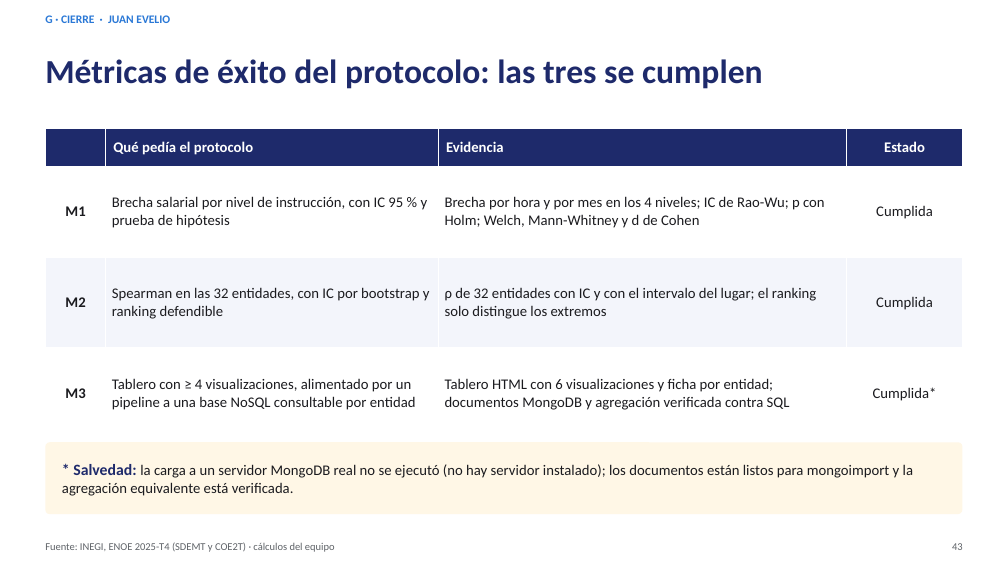
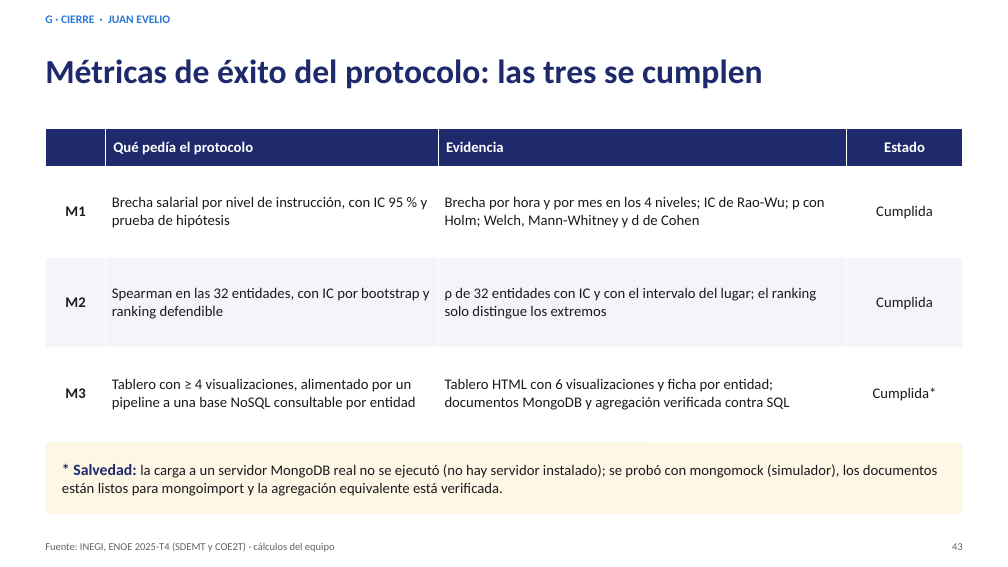
Before and after one commit to charginchif/proyecto-integrador-enoe, a slide deck: slide 43 of presentacion/Presentacion_Completa_Proyecto_ENOE.pptx. Drawn at 1008x567 pixels with LibreOffice and Linux fonts; fonts in the diff are those of the drawing. Boxes give left, top, right and bottom in pixels: in the first picture for what was removed or moved away, otherwise in the second. Text is boxed around its words. In the diff, an @@ line names an element or a change of style, - is before the commit and + after.

Commit message:
Tesina web: el informe completo como documento académico (sitio/index.html)
- Nueva página principal sitio/index.html: portada, resumen en español e inglés, hallazgos clave, ficha técnica, rutas de lectura, índice con figuras y tablas,
  9 capítulos, bibliografía enlazada y 4 anexos. 14 figuras interactivas (con su imagen y su tabla), tablas ordenables y con filtro, búsqueda, índice lateral con
  la sección actual, definiciones del glosario al pasar el cursor, ficha de la entidad elegida, tema claro y oscuro, calculadora del rendimiento de estudiar y
  la misma consulta en SQL y en MongoDB.
- scripts/informe_html.py da al informe un «backend» HTML: el texto, las tablas y las figuras salen de las mismas funciones que el Word (informe_s1 a s4).
  scripts/build_tesina.py arma la página; web_assets/charts.js y charts.css (gráficas compartidas) y tesina.css/js son sus archivos.
- La presentación de 11 láminas pasa a sitio/presentacion.html y usa las gráficas compartidas; la guía de estudio sigue en sitio/estudio.html.
- Cifras al día en todos los entregables: 41 pruebas (se cuentan en src/enoe/config.contar_pruebas) y la carga de MongoDB probada con mongomock,
  en el informe en Word y PDF (67 páginas), las dos presentaciones, la guía de estudio, el diagrama de arquitectura y la guía de defensa.
- run_all.py y README actualizados.

```diff
--- a/presentacion/Presentacion_Completa_Proyecto_ENOE.pptx
+++ b/presentacion/Presentacion_Completa_Proyecto_ENOE.pptx
@@ text at (62, 464, 937, 496): text changed @@
-* Salvedad: la carga a un servidor MongoDB real no se ejecutó (no hay servidor instalado); los documentos están listos para mongoimport y la agregación equivalente está verificada.
+* Salvedad: la carga a un servidor MongoDB real no se ejecutó (no hay servidor instalado); se probó con mongomock (simulador), los documentos están listos para mongoimport y la agregación equivalente está verificada.
```
Also in this commit, not shown: 4 other slides changed, 37 other files.
